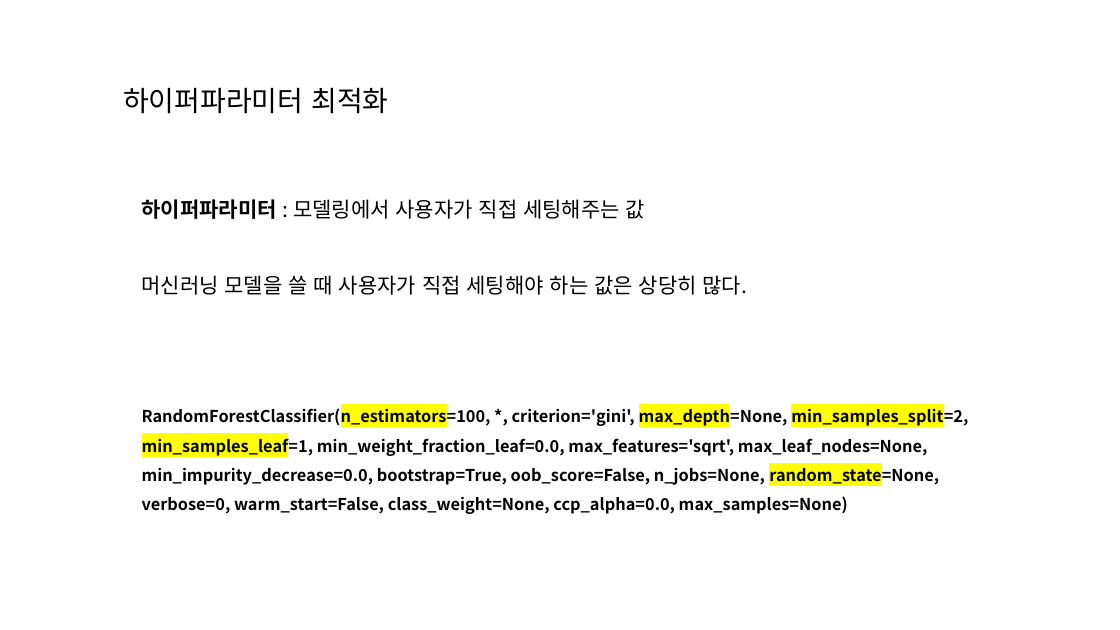
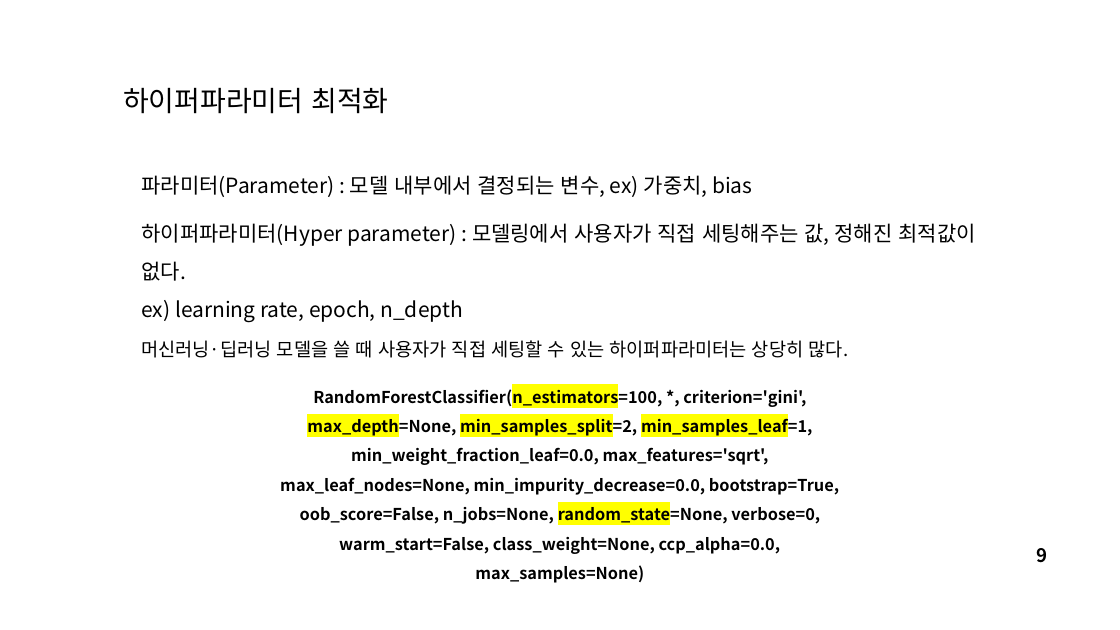
Before and after one commit to lsj7087/22.09-23.08_Baf_Management, a slide deck: slide 10 of 220924_session3/220924_세션3_모델평가_하이퍼파라미터튜닝.pptx (slide 8 before the commit). Drawn at 1120x630 pixels with LibreOffice and Linux fonts; fonts in the diff are those of the drawing; background and template pictures are left out. Boxes give left, top, right and bottom in pixels: in the first picture for what was removed or moved away, otherwise in the second. Text is boxed around its words. In the diff, an @@ line names an element or a change of style, - is before the commit and + after.

```diff
--- a/220924_session3/220924_세션3_모델평가_하이퍼파라미터튜닝.pptx
+++ b/220924_session3/220924_세션3_모델평가_하이퍼파라미터튜닝.pptx
@@ text added at [142, 175, 752, 197], 18 pt, text #000000 @@
+파라미터(Parameter) : 모델 내부에서 결정되는 변수, ex) 가중치, bias
@@ text at [141, 223, 975, 322]: text changed @@
-하이퍼파라미터 : 모델링에서 사용자가 직접 세팅해주는 값
-머신러닝 모델을 쓸 때 사용자가 직접 세팅해야 하는 값은 상당히 많다.
+하이퍼파라미터(Hyper parameter) : 모델링에서 사용자가 직접 세팅해주는 값, 정해진 최적값이 없다.
+ex) learning rate, epoch, n_depth
@@ text added at [141, 340, 848, 358], 16 pt, text #000000 @@
+머신러닝·딥러닝 모델을 쓸 때 사용자가 직접 세팅할 수 있는 하이퍼파라미터는 상당히 많다.
@@ text "RandomForestClassifier(n_estimators=100, *, criterion='gini' ...": place and size @@
-text "RandomForestClassifier(n_estimators=100, *, criterion='gini' ..." at [142, 406, 968, 514]
+text "RandomForestClassifier(n_estimators=100, *, criterion='gini' ..." at [280, 386, 839, 583]
@@ text "RandomForestClassifier(n_estimators=100, *, criterion='gini' ..." at [280, 386, 839, 583]: alignment left to centre @@
@@ page number added at [1036, 548, 1047, 563], 16 pt, text #000000, bold @@
+9
```
Also in this commit, not shown: 10 other slides changed, 2 slides added, 1 other file.
